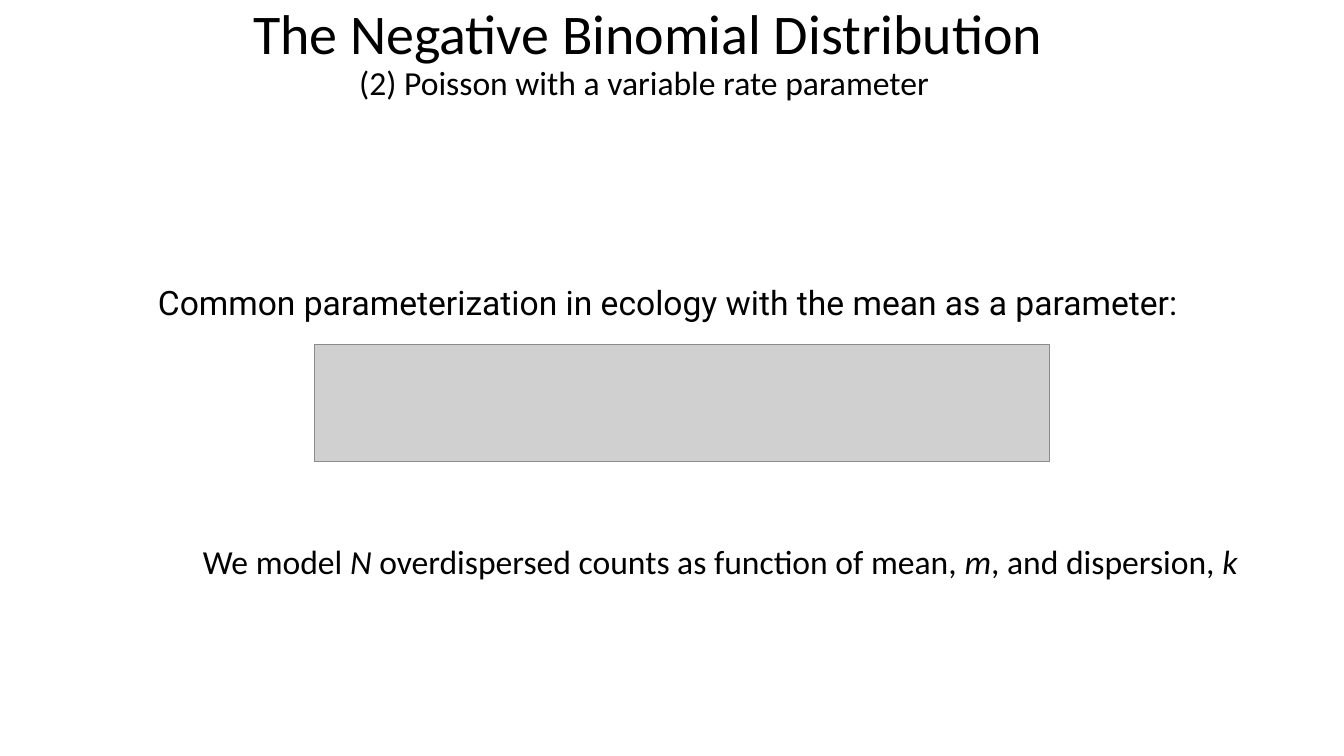
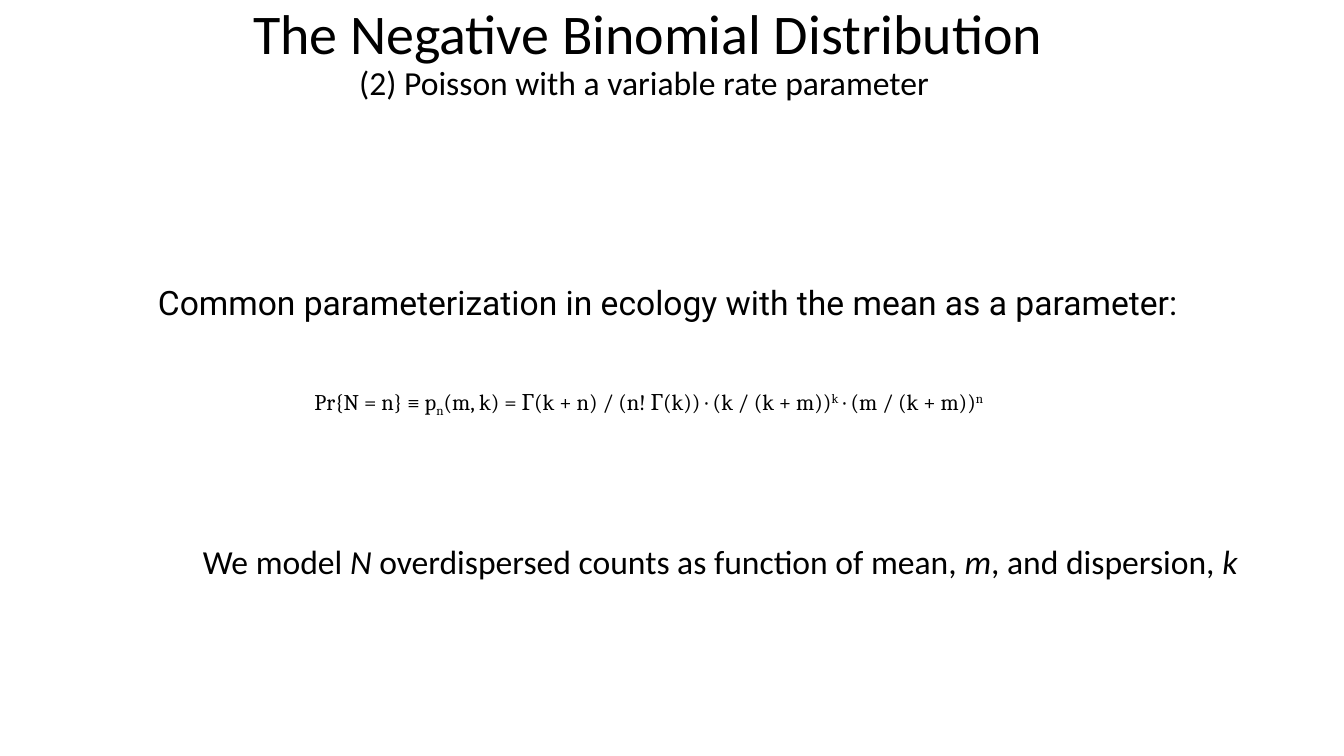
Before and after one commit to taaltree/FW536, a slide deck: slide 43 of Day1_Probability/FW536_Day1_Afternoon Distributions I_accessible.pptx. Drawn at 1344x756 pixels with LibreOffice and Linux fonts; fonts in the diff are those of the drawing; grey boxes stand for pictures. Boxes give left, top, right and bottom in pixels: in the first picture for what was removed or moved away, otherwise in the second. Text is boxed around its words. In the diff, an @@ line names an element or a change of style, - is before the commit and + after.

```diff
--- a/Day1_Probability/FW536_Day1_Afternoon Distributions I_accessible.pptx
+++ b/Day1_Probability/FW536_Day1_Afternoon Distributions I_accessible.pptx
@@ picture removed at <box>315,344,1051,462</box> @@
@@ text added at <box>314,394,983,413</box>, 16 pt, text #000000 @@
+Pr{N = n} ≡ pn(m, k) = Γ(k + n) / (n! Γ(k)) · (k / (k + m))k · (m / (k + m))n
```
Also in this commit, not shown: 15 other slides changed, 3 other files.
